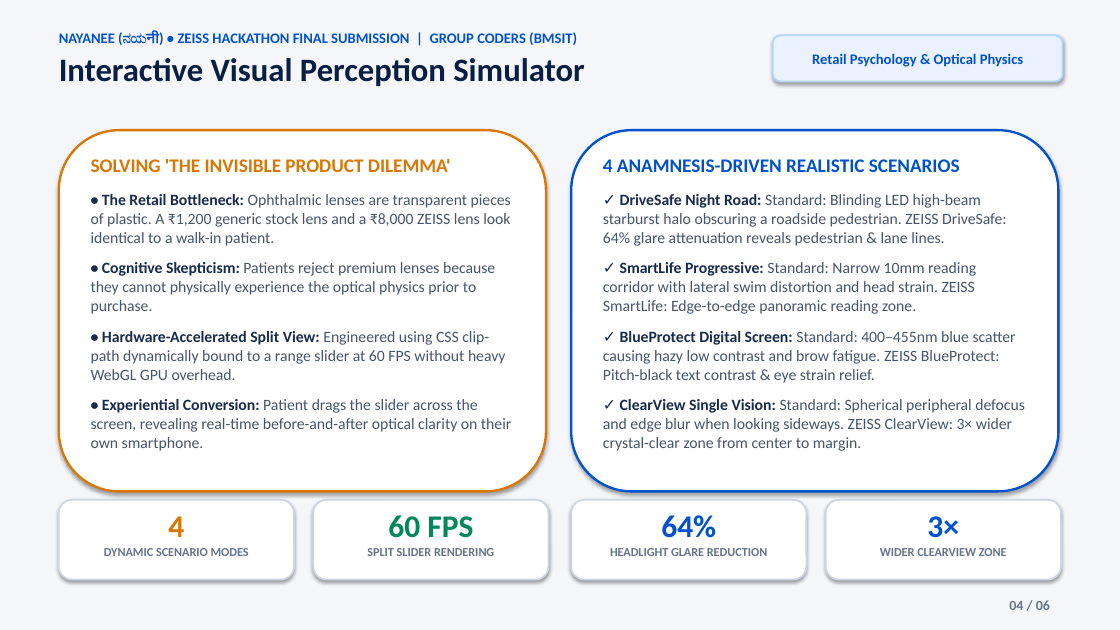
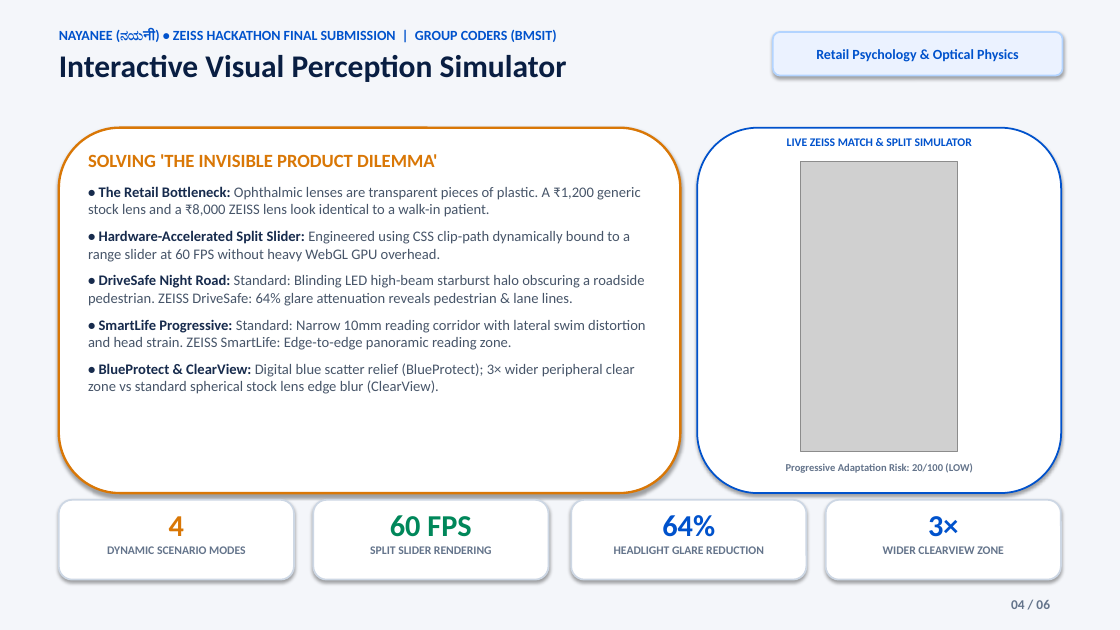
Before and after one commit to Satish8460/Nayanee, a slide deck: slide 4 of docs/Nayanee_Final_Presentation_Coders_6_Slides.pptx. Drawn at 1120x630 pixels with LibreOffice and Linux fonts; fonts in the diff are those of the drawing; grey boxes stand for pictures. Boxes give left, top, right and bottom in pixels: in the first picture for what was removed or moved away, otherwise in the second. Text is boxed around its words. In the diff, an @@ line names an element or a change of style, - is before the commit and + after.

Commit message:
feat(presentation): embed all 8 real production screenshots across 6-slide light presentation deck

```diff
--- a/docs/Nayanee_Final_Presentation_Coders_6_Slides.pptx
+++ b/docs/Nayanee_Final_Presentation_Coders_6_Slides.pptx
@@ text "NAYANEE (ನಯनी) • ZEISS HACKATHON ..." at <box>59,30,567,82</box>: size 12.5 to 12 pt in "NAYANEE (ನಯनी) • ZEISS HACKATHON FINAL SUBMISSION ..."; size 28 to 27 pt in "Interactive Visual Perception Simulator" @@
@@ rounded rectangle "Retail Psychology & Optical Physics": place and size @@
-rounded rectangle "Retail Psychology & Optical Physics" at <box>773,35,1063,82</box>
+rounded rectangle "Retail Psychology & Optical Physics" at <box>773,32,1063,76</box>
@@ rounded rectangle "Retail Psychology & Optical Physics" at <box>773,32,1063,76</box>: size 12.5 to 12 pt @@
@@ rounded rectangle: place and size @@
-rounded rectangle at <box>59,130,546,492</box>
+rounded rectangle at <box>59,128,681,493</box>
@@ rounded rectangle: place and size @@
-rounded rectangle at <box>571,130,1059,492</box>
+rounded rectangle at <box>697,128,1061,493</box>
@@ rounded rectangle at <box>697,128,1061,493</box>: outline #0052CC 2 pt to #0052CC 1.5 pt @@
@@ text added at <box>787,138,972,146</box>, 10 pt, text #0052CC, bold @@
+LIVE ZEISS MATCH & SPLIT SIMULATOR
@@ text at <box>88,154,640,217</box>: size 16.5 to 16 pt in "SOLVING 'THE INVISIBLE PRODUCT DILEMMA'"; size 13.5 to 12.5 pt in "• The Retail Bottleneck: Ophthalmic lenses are ..."; less space between paragraphs @@
@@ text removed at <box>603,159,1025,451</box> @@
-4 ANAMNESIS-DRIVEN REALISTIC SCENARIOS
-✓ DriveSafe Night Road: Standard: Blinding LED high-beam starburst halo obscuring a roadside pedestrian. ZEISS DriveSafe: 64% glare attenuation reveals pedestrian & lane lines.
-✓ SmartLife Progressive: Standard: Narrow 10mm reading corridor with lateral swim distortion and head strain. ZEISS SmartLife: Edge-to-edge panoramic reading zone.
-✓ BlueProtect Digital Screen: Standard: 400–455nm blue scatter causing hazy low contrast and brow fatigue. ZEISS BlueProtect: Pitch-black text contrast & eye strain relief.
-✓ ClearView Single Vision: Standard: Spherical peripheral defocus and edge blur when looking sideways. ZEISS ClearView: 3× wider crystal-clear zone from center to margin.
@@ picture added at <box>801,161,957,451</box> @@
@@ text at <box>88,230,645,394</box>: text changed; size 13.5 to 12.5 pt @@
-• Cognitive Skepticism: Patients reject premium lenses because they cannot physically experience the optical physics prior to purchase.
-• Hardware-Accelerated Split View: Engineered using CSS clip-path dynamically bound to a range slider at 60 FPS without heavy WebGL GPU overhead.
-• Experiential Conversion: Patient drags the slider across the screen, revealing real-time before-and-after optical clarity on their own smartphone.
+• Hardware-Accelerated Split Slider: Engineered using CSS clip-path dynamically bound to a range slider at 60 FPS without heavy WebGL GPU overhead.
+• DriveSafe Night Road: Standard: Blinding LED high-beam starburst halo obscuring a roadside pedestrian. ZEISS DriveSafe: 64% glare attenuation reveals pedestrian & lane lines.
+• SmartLife Progressive: Standard: Narrow 10mm reading corridor with lateral swim distortion and head strain. ZEISS SmartLife: Edge-to-edge panoramic reading zone.
+• BlueProtect & ClearView: Digital blue scatter relief (BlueProtect); 3× wider peripheral clear zone vs standard spherical stock lens edge blur (ClearView).
@@ text added at <box>786,463,972,473</box>, 9 pt, text #64748B, bold @@
+Progressive Adaptation Risk: 20/100 (LOW)
@@ text "4" at <box>107,516,245,554</box>: size 27 to 26 pt in "4"; size 10.5 to 10 pt @@
@@ text "60 FPS" at <box>370,515,492,554</box>: size 27 to 26 pt in "60 FPS"; size 10.5 to 10 pt in "SPLIT SLIDER RENDERING" @@
@@ text "64%" at <box>614,515,764,554</box>: size 27 to 26 pt in "64%"; size 10.5 to 10 pt in "HEADLIGHT GLARE REDUCTION" @@
@@ text "3×" at <box>883,516,1004,554</box>: size 27 to 26 pt in "3×"; size 10.5 to 10 pt @@
@@ text "04 / 06" at <box>1011,600,1050,609</box>: size 12 to 11.5 pt @@
```
Also in this commit, not shown: 5 other slides changed, 11 other files.
